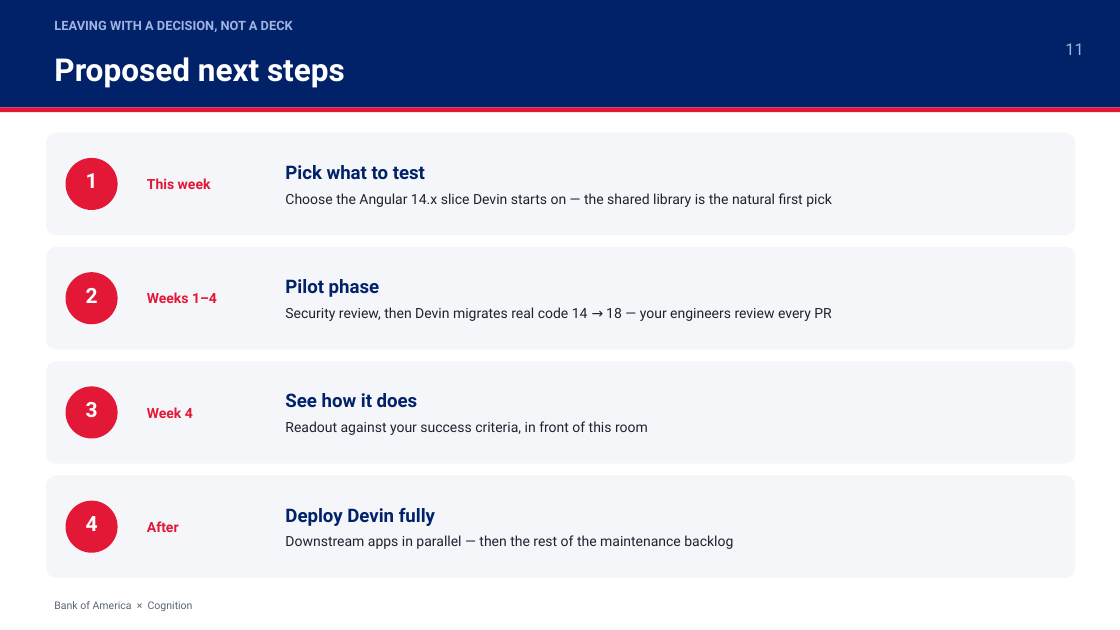
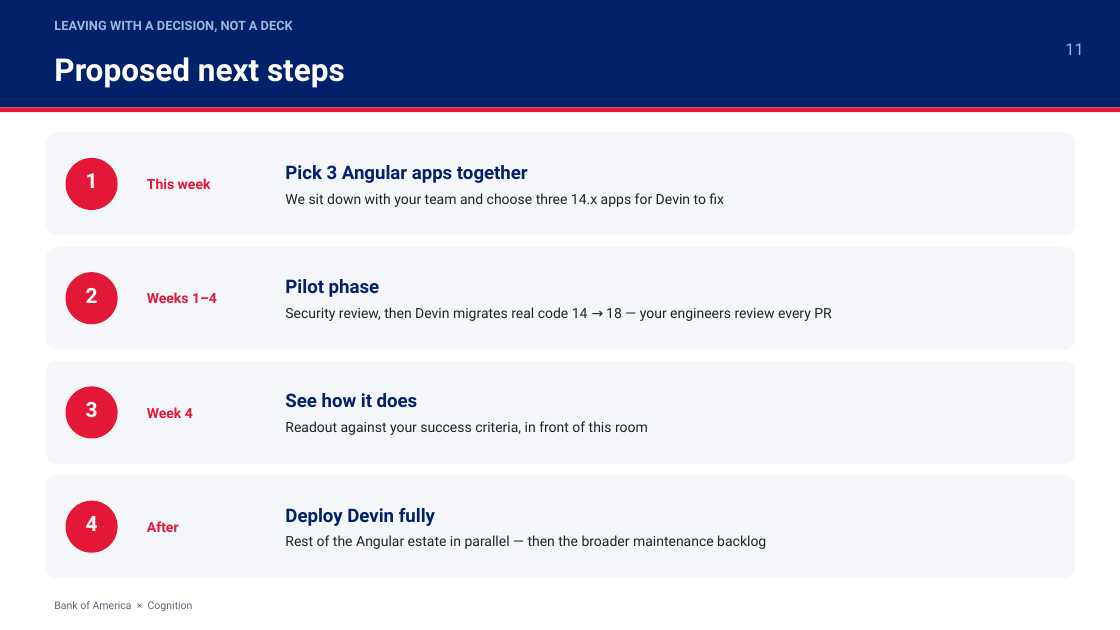
Before and after one commit to torrancefredell/bofa-demo, a slide deck: slide 11 of presentation/BofA_x_Cognition_Devin_Demo.pptx. Drawn at 1120x630 pixels with LibreOffice and Linux fonts; fonts in the diff are those of the drawing. Boxes give left, top, right and bottom in pixels: in the first picture for what was removed or moved away, otherwise in the second. Text is boxed around its words. In the diff, an @@ line names an element or a change of style, - is before the commit and + after.

```diff
--- a/presentation/BofA_x_Cognition_Devin_Demo.pptx
+++ b/presentation/BofA_x_Cognition_Devin_Demo.pptx
@@ text at (x1=285, y1=165, x2=724, y2=207): text changed @@
-Pick what to test
-Choose the Angular 14.x slice Devin starts on — the shared library is the natural first pick
+Pick 3 Angular apps together
+We sit down with your team and choose three 14.x apps for Devin to fix
@@ text at (x1=285, y1=535, x2=766, y2=549): text changed @@
-Downstream apps in parallel — then the rest of the maintenance backlog
+Rest of the Angular estate in parallel — then the broader maintenance backlog
```
Also in this commit, not shown: 1 other file.
